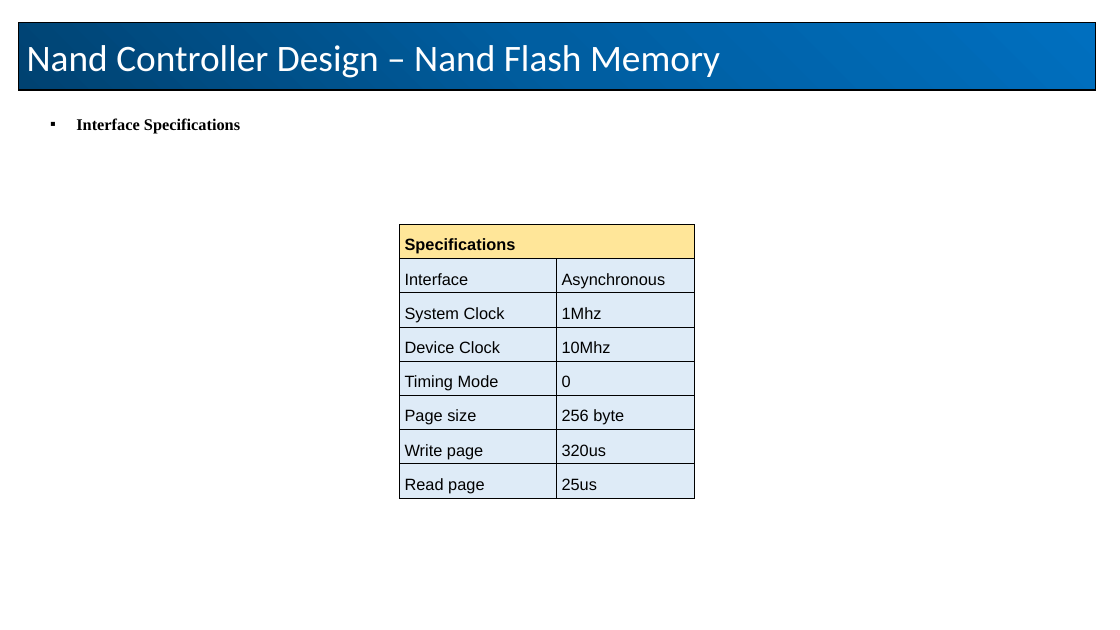
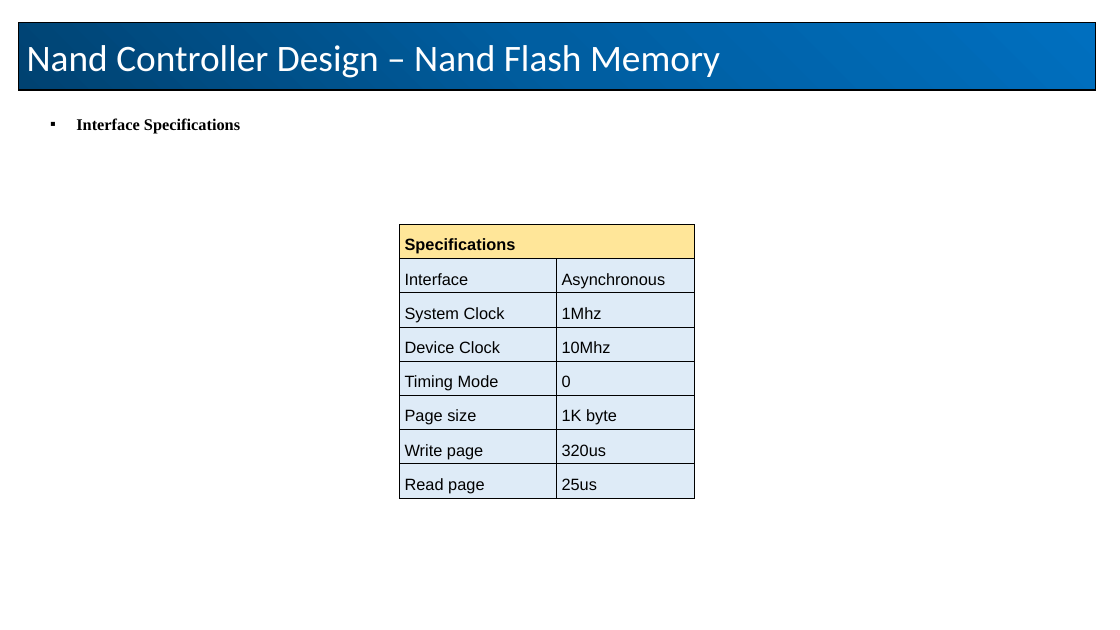
Before and after one commit to sarfaraz687-bot/Nand_Controller, a slide deck: slide 9 of Doc/nand_controller.pptx. Drawn at 1120x630 pixels with LibreOffice and Linux fonts; fonts in the diff are those of the drawing. Boxes give left, top, right and bottom in pixels: in the first picture for what was removed or moved away, otherwise in the second. Text is boxed around its words. In the diff, an @@ line names an element or a change of style, - is before the commit and + after.

Commit message:
update project

```diff
--- a/Doc/nand_controller.pptx
+++ b/Doc/nand_controller.pptx
@@ table at bbox=[400, 224, 695, 498] @@
-row 6, column 2: 256 byte
+row 6, column 2: 1K byte
```
